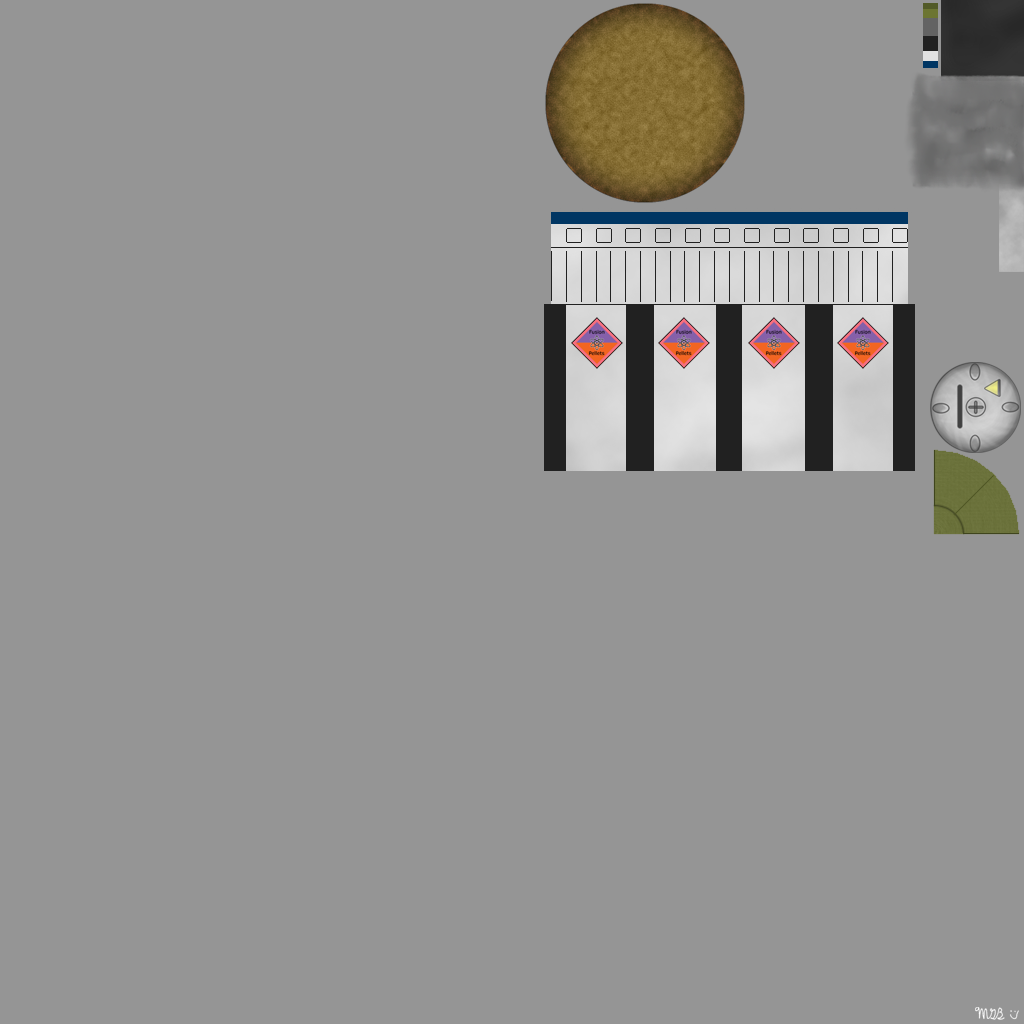
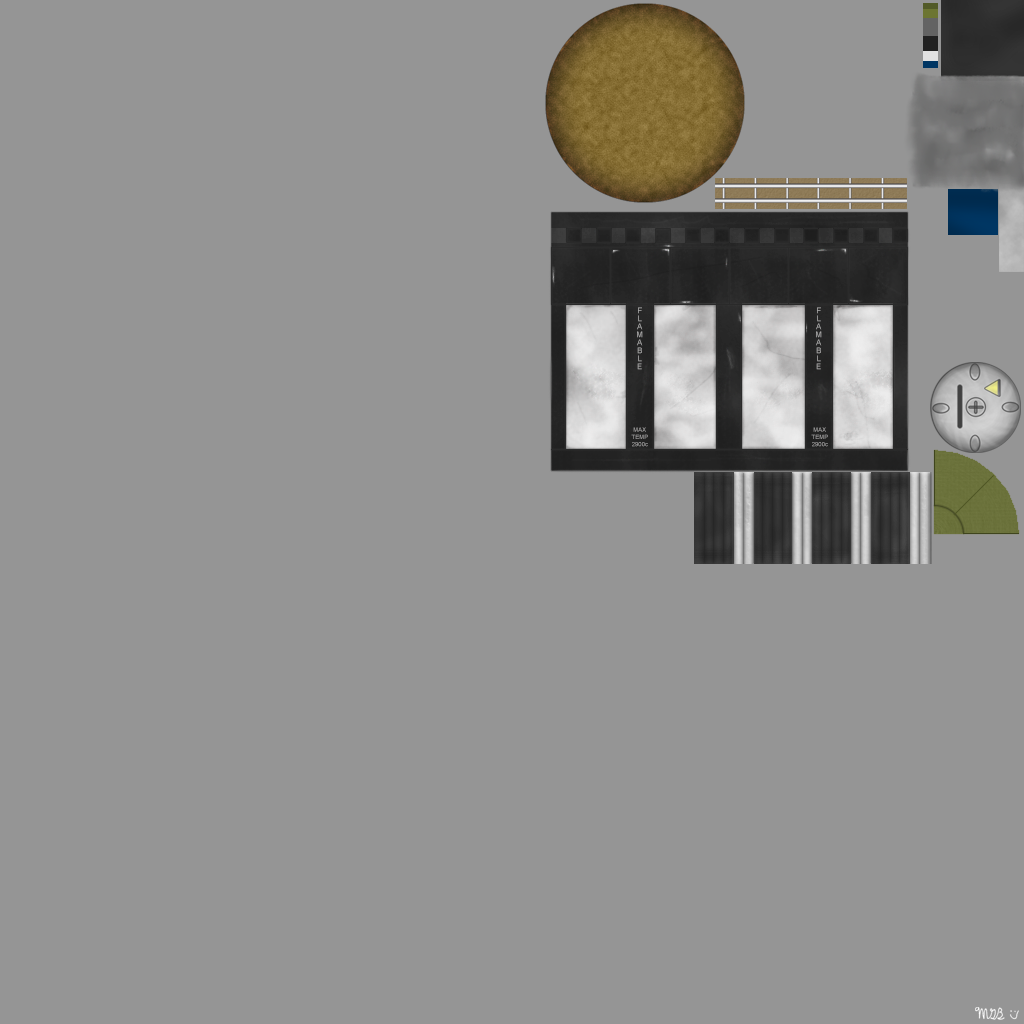
Layers edited between the first and the second w=1024, h=1024 image:
added layer "TankSleeveOuter" above "TankSleeveInner" over 694, 472, 932, 564
added layer "TankSleeveInner" above "CrewHatch" over 715, 178, 907, 209
added layer "MAX TEMP 2900c copy" above "MAX TEMP 2900c" over 811, 427, 828, 447
added layer "MAX TEMP 2900c" above "FLAMABLE copy" over 631, 427, 648, 447
added layer "FLAMABLE copy" above "FLAMABLE" over 637, 307, 643, 370
added layer "FLAMABLE" above "GoldFoil" over 816, 307, 822, 370
added layer "WildBlueColor" above "TankPanelLines" over 948, 189, 998, 235
added layer "TankPanelLines" above "TankPanelLines copy" over 551, 228, 908, 450
added layer "TankPanelLines copy" above "TankPanelLines copy 2" over 548, 225, 911, 453
hid "Layer 31" over 566, 228, 908, 243
removed layer "Layer 31 copy" over 551, 212, 908, 224
hid "Tank Stripes" over 551, 247, 908, 305
moved "TankEndcap" above "Pellet Logos" over 931, 472, 932, 536
removed layer "Layer 33 copy 5" over 544, 304, 915, 471
hid "Pellet Logos" over 571, 317, 889, 369
added layer "Layer 32" above "TankDarkStripes" over 548, 211, 911, 474
painted on "TankBody" over 544, 208, 912, 472
